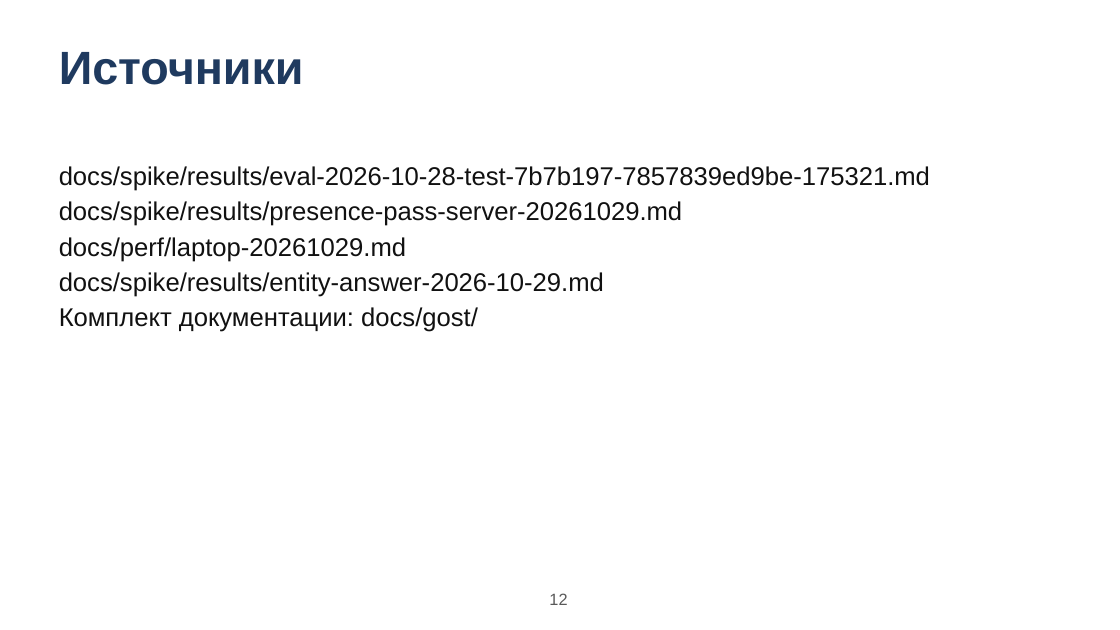
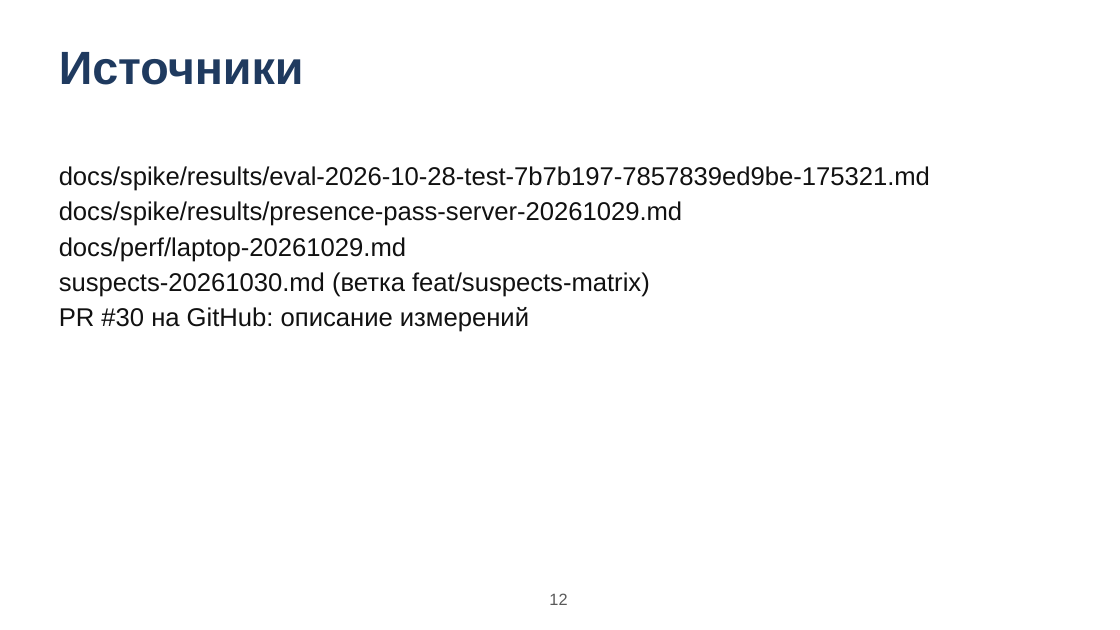
Before and after one commit to AndrewStrizhevskiy/detective-board, a slide deck: slide 12 of docs/gost/09-prezentaciya.pptx. Drawn at 1120x630 pixels with LibreOffice and Linux fonts; fonts in the diff are those of the drawing. Boxes give left, top, right and bottom in pixels: in the first picture for what was removed or moved away, otherwise in the second. Text is boxed around its words. In the diff, an @@ line names an element or a change of style, - is before the commit and + after.

Commit message:
docs(gost): update culprit-guessing results (suspects held-out) and PR #30 frame-rate measurement

```diff
--- a/docs/gost/09-prezentaciya.pptx
+++ b/docs/gost/09-prezentaciya.pptx
@@ text at (59,272,650,332): text changed @@
-docs/spike/results/entity-answer-2026-10-29.md
-Комплект документации: docs/gost/
+suspects-20261030.md (ветка feat/suspects-matrix)
+PR #30 на GitHub: описание измерений
```
Also in this commit, not shown: 1 other slide changed, 1 slide added, 1 slide removed, 28 other files.
